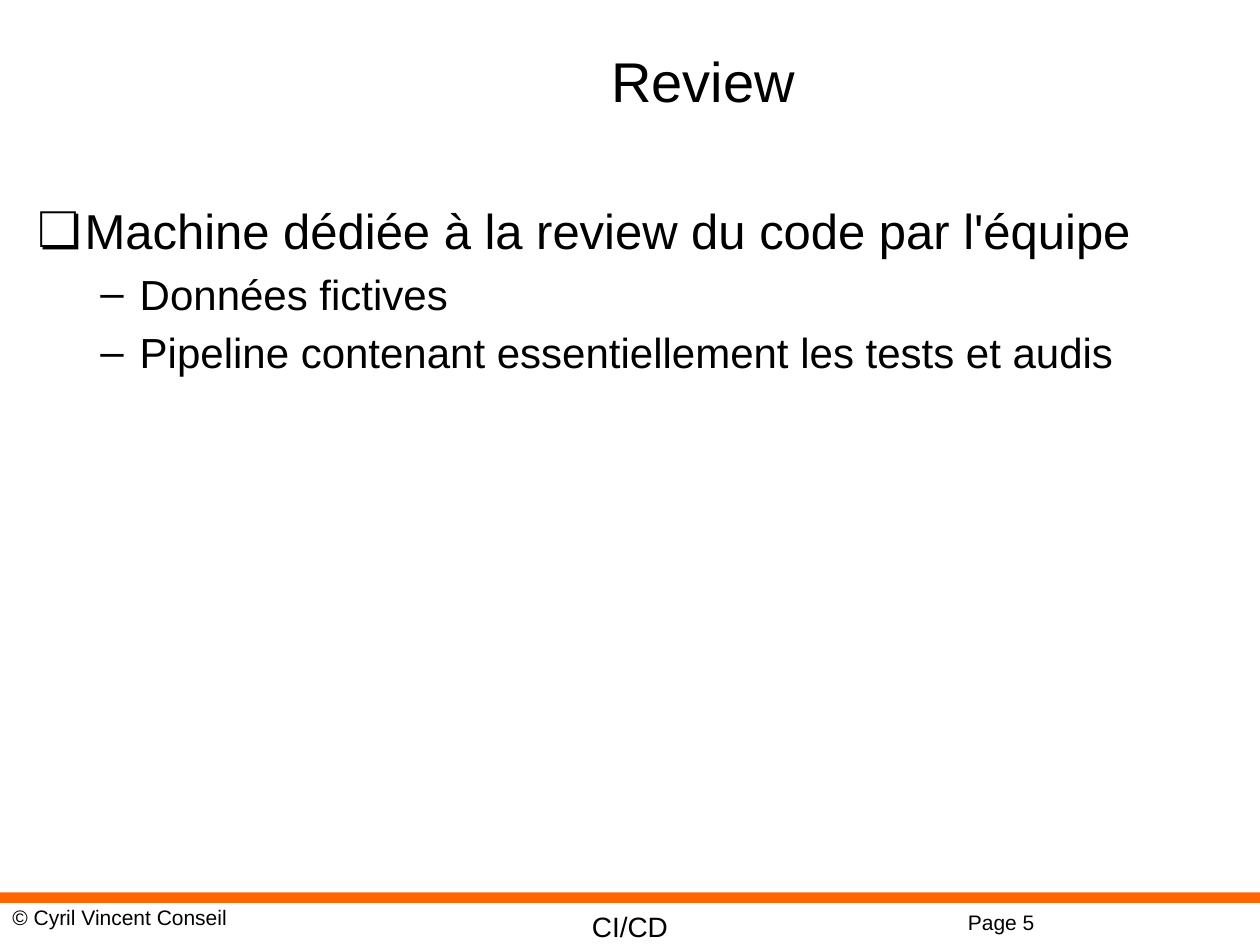
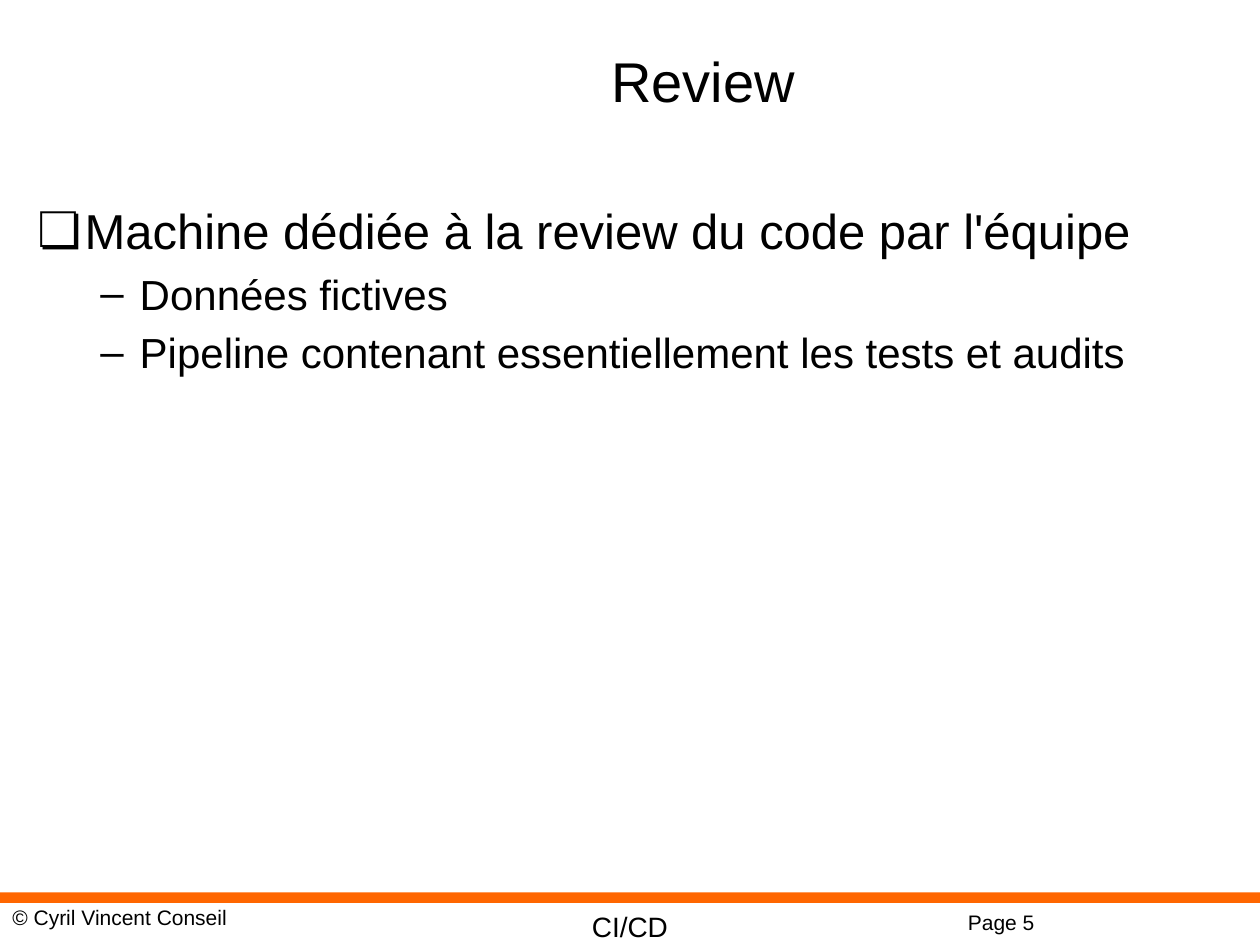
Before and after one commit to cyrilvincent/cicd, a slide deck: slide 5 of ppt/CICD13-Env.pptx. Drawn at 1260x945 pixels with LibreOffice and Linux fonts; fonts in the diff are those of the drawing; background and template pictures are left out. Boxes give left, top, right and bottom in pixels: in the first picture for what was removed or moved away, otherwise in the second. Text is boxed around its words. In the diff, an @@ line names an element or a change of style, - is before the commit and + after.

```diff
--- a/ppt/CICD13-Env.pptx
+++ b/ppt/CICD13-Env.pptx
@@ text at (140, 337, 1125, 377): text changed @@
-  – Pipeline contenant essentiellement les tests et audis
+  – Pipeline contenant essentiellement les tests et audits
```
Also in this commit, not shown: 1 other slide changed, 1 slide removed, 2 other files.
